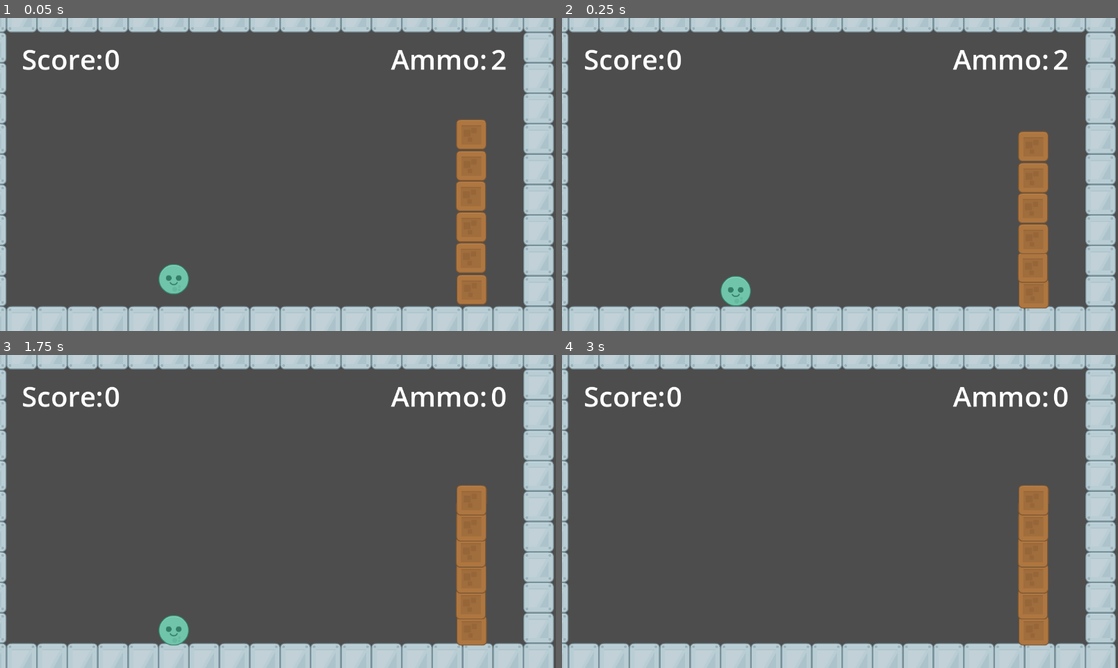
Above: before the commit, frames 1-4 (two rows, left to right).
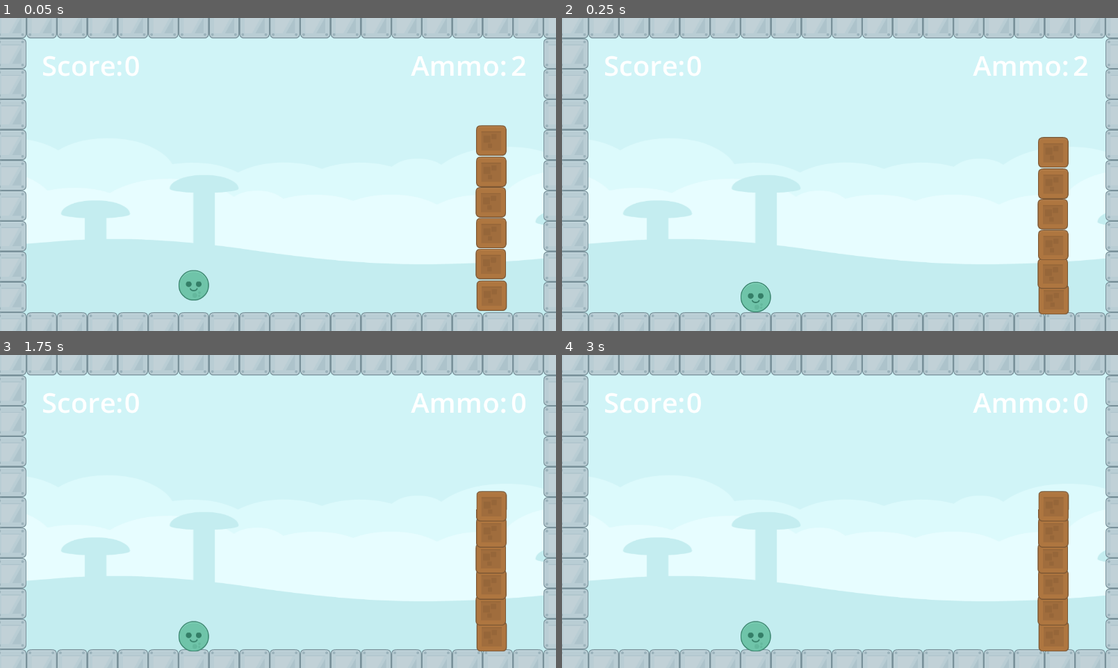
Above: after the commit, the same moments.

Repository: bsu-cs315/P1-Weaver
Game: Godot game, scene res://src/Level.tscn
Same seed, same stepped clock (60 frames per second), same inputs: the game is played once before the commit and once after it.
Inputs (mouse positions are in pixels of both pictures, inside the frame that each line leads up to):
- Up to frame 1 (0.05 s): no input
- Up to frame 2 (0.25 s): no input
- Up to frame 3 (1.75 s): move the mouse to (400, 495) at 0.52 s; press the mouse at (400, 495) at 0.53 s; tap R (new_ball) at 0.8, 1.35 s; move the mouse to (166, 527) at 1.27 s; release the mouse at (166, 527) at 1.28 s; click (166, 527) at 1.55 s
- Up to frame 4 (3 s): tap Enter at 2 s; move the mouse to (895, 442) at 2.02 s; press the mouse at (895, 442) at 2.03 s; tap R (new_ball) at 2.3, 2.85 s; tap Space at 2.75 s; move the mouse to (812, 574) at 2.77 s; release the mouse at (812, 574) at 2.78 s

The runs differ from the first frame. In frame 1, 89% of the frame differs, in the area x 0-100%, y 0-100%; in frame 2, 89%; in frame 3, 89%; in frame 4, 89%.

Commit message:
Fix reload issues, add background, reintroduce angle clamp, and re-center level layout

Diff:
--- a/project/src/Circle.gd
+++ b/project/src/Circle.gd
@@ -6,16 +6,13 @@
 var disabler = 0
 
 
-
 var sleep_counter = 0
 
 signal circle_stop
 signal point_score
 
 
-
 func _input(event):
-
 	if disabler < 1:
 		if event.is_action_pressed("click") and not dragging:
 			dragging = true
@@ -26,14 +23,13 @@
 			dragging = false
 			var drag_end = get_global_mouse_position()
 			var launch_dir = drag_start - drag_end
-#			if launch_dir.angle() < -(PI/2) or launch_dir.angle() > PI/2:
-#				apply_central_impulse(Vector2(0,1) * 5 * launch_dir)
-#			elif launch_dir.angle() < PI/2 && launch_dir.angle() > 0:
-#				apply_central_impulse(Vector2(1,0) * 5 * launch_dir)
-#			else:
-			apply_central_impulse(launch_dir * 5)
+			if launch_dir.angle() < -(PI/2) or launch_dir.angle() > PI/2:
+				apply_central_impulse(Vector2(0,1) * 5 * launch_dir)
+			elif launch_dir.angle() < PI/2 && launch_dir.angle() > 0:
+				apply_central_impulse(Vector2(1,0) * 5 * launch_dir)
+			else:
+				apply_central_impulse(launch_dir * 5)
 			disabler +=1
-
 
 
 func _on_body_entered(body):
@@ -41,8 +37,8 @@
 		$BoxHitSFX.play()
 		emit_signal("point_score")
 
+
 func _on_sleeping_state_changed():
-
 	if sleep_counter % 2 == 1:
 		emit_signal("circle_stop")
 	sleep_counter += 1
--- a/project/src/Level.gd
+++ b/project/src/Level.gd
@@ -21,13 +21,12 @@
 
 
 func update_score():
-	print (score)
 	score += 100
 	$Hud/ScoreValue.text = str(score)
 
+
 func on_state_changed():
 	$Timer.start(5)
-
 
 
 func _on_timer_timeout():
@@ -35,6 +34,7 @@
 	inst(Vector2(400,600))
 
 func _input(event):
-	if event.is_action_pressed("new_ball"):
-		remove_child($Circle)
-		inst(Vector2(400,600))
+	if circleCounter > 0:
+		if event.is_action_pressed("new_ball"):
+			remove_child($Circle)
+			inst(Vector2(400,600))
--- a/project/src/Level.tscn
+++ b/project/src/Level.tscn
@@ -1,7 +1,8 @@
-[gd_scene load_steps=6 format=3 uid="uid://bbgp5o517l7a1"]
+[gd_scene load_steps=7 format=3 uid="uid://bbgp5o517l7a1"]
 
 [ext_resource type="Script" path="res://src/Level.gd" id="1_3q20k"]
 [ext_resource type="Texture2D" uid="uid://b4ufxm2k0qrpb" path="res://Assets/Images/elementMetal011.png" id="2_8xeft"]
+[ext_resource type="Texture2D" uid="uid://dcvgnodhqrg8i" path="res://Assets/Images/blue_shroom.png" id="4_mpvuv"]
 [ext_resource type="PackedScene" uid="uid://cqiavfboqb4t6" path="res://src/Box.tscn" id="4_vqm2j"]
 
 [sub_resource type="TileSetAtlasSource" id="TileSetAtlasSource_smm1s"]
@@ -18,6 +19,7 @@
 sources/0 = SubResource("TileSetAtlasSource_smm1s")
 
 [node name="Level" type="Node2D"]
+position = Vector2(46, 14)
 script = ExtResource("1_3q20k")
 
 [node name="TileMap" type="TileMap" parent="."]
@@ -53,35 +55,50 @@
 [node name="Hud" type="CanvasLayer" parent="."]
 
 [node name="ScoreLabel" type="Label" parent="Hud"]
-offset_left = 50.0
-offset_top = 50.0
-offset_right = 221.0
-offset_bottom = 141.0
+offset_left = 96.0
+offset_top = 64.0
+offset_right = 285.0
+offset_bottom = 155.0
 theme_override_font_sizes/font_size = 64
 text = "Score:"
+metadata/_edit_use_anchors_ = true
 
 [node name="ScoreValue" type="Label" parent="Hud"]
-offset_left = 240.0
-offset_top = 50.0
-offset_right = 411.0
-offset_bottom = 141.0
+offset_left = 286.0
+offset_top = 64.0
+offset_right = 457.0
+offset_bottom = 155.0
 theme_override_font_sizes/font_size = 64
 text = "0"
+metadata/_edit_use_anchors_ = true
 
 [node name="CircleCount" type="Label" parent="Hud"]
-offset_left = 1130.0
-offset_top = 50.0
-offset_right = 1170.0
-offset_bottom = 141.0
+offset_left = 1176.0
+offset_top = 64.0
+offset_right = 1216.0
+offset_bottom = 155.0
 theme_override_font_sizes/font_size = 64
 text = "3"
+metadata/_edit_use_anchors_ = true
 
 [node name="CountLabel" type="Label" parent="Hud"]
-offset_left = 900.0
-offset_top = 50.0
-offset_right = 1121.0
-offset_bottom = 141.0
+offset_left = 946.0
+offset_top = 64.0
+offset_right = 1167.0
+offset_bottom = 155.0
 theme_override_font_sizes/font_size = 64
 text = "Ammo:"
+metadata/_edit_use_anchors_ = true
+
+[node name="TextureRect" type="TextureRect" parent="."]
+show_behind_parent = true
+visibility_layer = 524288
+offset_left = -47.0
+offset_top = -34.0
+offset_right = 977.0
+offset_bottom = 990.0
+scale = Vector2(1.52, 0.84)
+texture = ExtResource("4_mpvuv")
+metadata/_edit_use_anchors_ = true
 
 [connection signal="timeout" from="Timer" to="." method="_on_timer_timeout"]
Binary file added: project/Assets/Images/blue_shroom.png
Not shown, added: project/Assets/Images/blue_shroom.png.import
